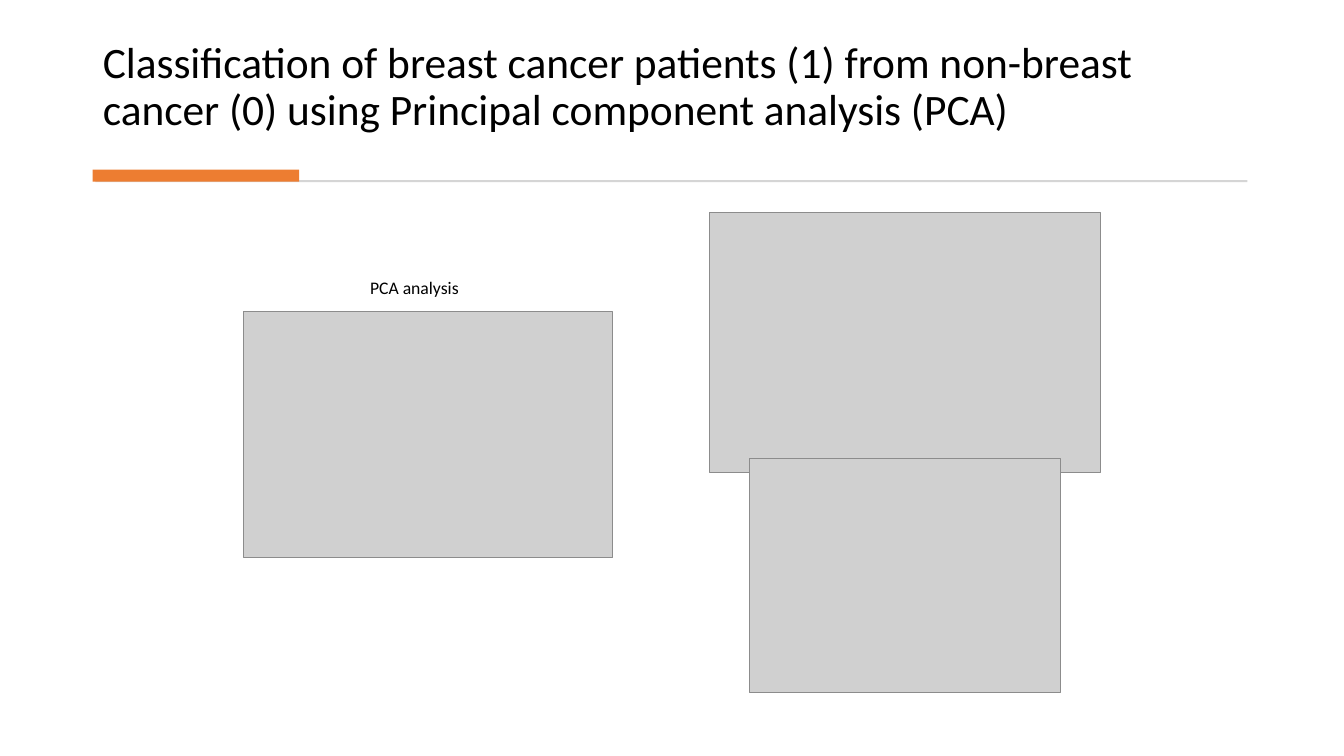
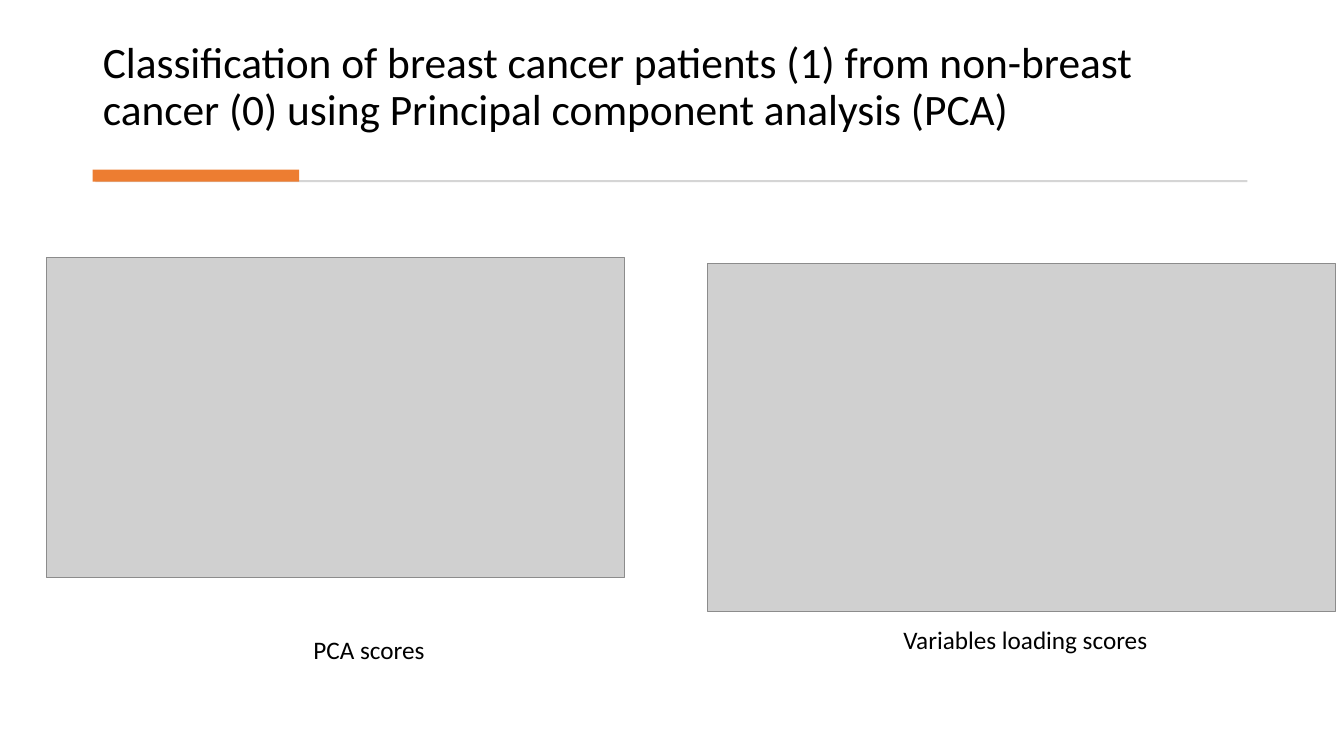
Before and after one commit to HienTruong89/Exploratory-data-analysis, a slide deck: slide 6 of Study cases/breastcancer/Breast cancer.pptx (slide 2 before the commit). Drawn at 1344x756 pixels with LibreOffice and Linux fonts; fonts in the diff are those of the drawing; grey boxes stand for pictures. Boxes give left, top, right and bottom in pixels: in the first picture for what was removed or moved away, otherwise in the second. Text is boxed around its words. In the diff, an @@ line names an element or a change of style, - is before the commit and + after.

```diff
--- a/Study cases/breastcancer/Breast cancer.pptx
+++ b/Study cases/breastcancer/Breast cancer.pptx
@@ picture removed at (710,213,1101,473) @@
@@ picture added at (46,258,625,578) @@
@@ picture added at (708,263,1336,611) @@
@@ text removed at (370,281,459,297) @@
-PCA analysis
@@ picture removed at (244,312,613,558) @@
@@ picture removed at (749,459,1061,693) @@
@@ text added at (313,642,424,660), 18 pt, text #000000 @@
+PCA scores
@@ text added at (903,631,1147,654), 18 pt, text #000000 @@
+Variables loading scores
```
Also in this commit, not shown: 1 other slide changed, 4 slides added, 5 slides removed, 1 other file.
